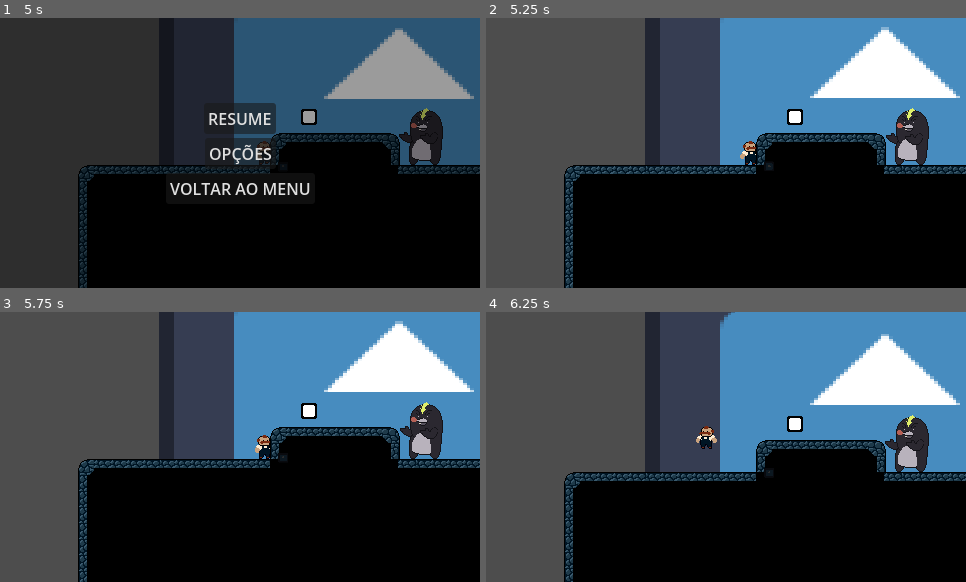
Above: before the commit, frames 1-4 (two rows, left to right).
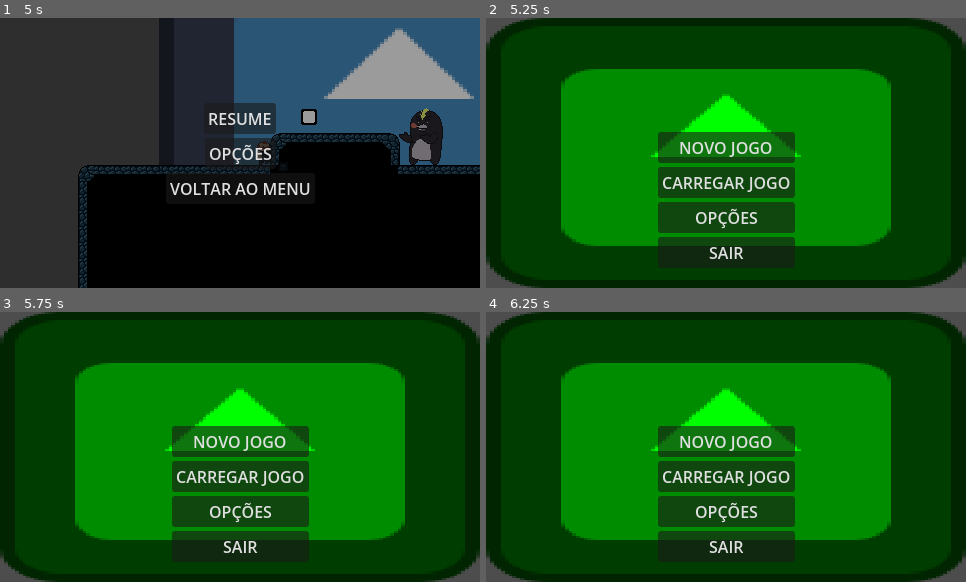
Above: after the commit, the same moments.

Repository: OTalDoPedrinho/-not-mine-story
Game: Godot game, scene res://cenas/sistemas/main_menu.tscn
Same seed, same stepped clock (60 frames per second), same inputs: the game is played once before the commit and once after it. The engine's default icon, where the game draws it, is replaced by a stand-in: a white triangle on a blue panel in a dark square.
Inputs (mouse positions are in pixels of both pictures, inside the frame that each line leads up to):
- Up to frame 1 (5 s): click "NOVO JOGO" at 0.5 s; move the mouse to (345, 139) at 1.27 s; hold W (act) 1.28-2.03 s; hold D (right) 1.28-2.78 s; click (345, 139) at 1.42 s; tap Space (jump) at 1.52, 2.27, 3.77, 4.52 s; move the mouse to (144, 166) at 2.02 s; tap W (act) at 2.1, 3.8 s; move the mouse to (288, 93) at 2.77 s; hold A (left) 2.78-3.53 s; hold W (act) 2.78-3.53 s; click (288, 93) at 2.85 s; move the mouse to (216, 207) at 3.52 s; hold D (right) from 3.53 s (still down); tap Shift (dash) at 3.6 s; click (216, 207) at 3.67 s; move the mouse to (384, 193) at 4.27 s; hold W (act) from 4.28 s (still down); right-click (384, 193) at 4.35 s; tap Escape (pause) at 4.9 s
- Up to frame 2 (5.25 s): release D (right) at 5 s; release W (act) at 5 s; click "VOLTAR AO MENU" at 5 s
- Up to frame 3 (5.75 s): no input
- Up to frame 4 (6.25 s): move the mouse to (582, 406) at 5.77 s; hold A (left) from 5.78 s (still down); tap W (act) at 5.85 s; tap Space (jump) at 6.02 s

Frame 1 is identical in both runs. In frame 2, 99% of the frame differs, in the area x 0-100%, y 0-100%; in frame 3, 99%; in frame 4, 99%.

Commit message:
save system

Diff:
--- a/cenas/sistemas/travesseiro.tscn
+++ b/cenas/sistemas/travesseiro.tscn
@@ -16,3 +16,13 @@
 
 [node name="CollisionShape2D" type="CollisionShape2D" parent="Area2D" unique_id=1620456149]
 shape = SubResource("CircleShape2D_yf5fn")
+
+[node name="Label" type="Label" parent="." unique_id=618514379]
+offset_left = -68.0
+offset_top = -36.0
+offset_right = 69.0
+offset_bottom = -13.0
+horizontal_alignment = 1
+
+[connection signal="body_entered" from="Area2D" to="." method="_on_area_2d_body_entered"]
+[connection signal="body_exited" from="Area2D" to="." method="_on_area_2d_body_exited"]
--- a/scripts/globals/global.gd
+++ b/scripts/globals/global.gd
@@ -6,4 +6,7 @@
 var has_dash = true
 var has_pitch = false
 var bat_killer = false
-var mentiu_para_batmom = false
+var mentiu_batmom = false
+var toadiana_ajudou = false
+var bosses_derrotados = 0
+var npcs_encontrados = 0
--- a/scripts/player.gd
+++ b/scripts/player.gd
@@ -217,6 +217,9 @@
 	velocity.x = knockback_dir * knockback_force
 	iframes_timer += delta
 
+	if hp<=0:
+		cur_state = state.die
+
 	if iframes_timer >= iframes_time:
 		iframes_timer = 0.0
 		iframed = false
--- a/scripts/sistemas/pause_menu.gd
+++ b/scripts/sistemas/pause_menu.gd
@@ -23,11 +23,7 @@
 	get_tree().paused = false
 
 func _on_button_2_pressed() -> void:
-	queue_free()
-	get_tree().paused = false
-	await get_tree().process_frame
 	get_tree().change_scene_to_file("res://cenas/sistemas/main_menu.tscn")
-
 
 func _on_button_3_pressed() -> void:
 	$VBoxContainer.visible = false
--- a/scripts/sistemas/save_data.gd
+++ b/scripts/sistemas/save_data.gd
@@ -3,13 +3,14 @@
 
 @export var hp: int
 @export var checkpoint_pos: Vector2
+@export var ultimo_checkpoint: String
 @export var cur_area: String
 @export var cur_room: String
 @export var has_dash: bool
 @export var has_picaxe: bool
 @export var mentiu_batmom: bool
 @export var toadiana_ajudou: bool
-@export var bosses_derrotados: Array[String]
-@export var npcs_encontrados: Array[String]
+@export var bosses_derrotados: int
+@export var npcs_encontrados: int
 @export var volume: float = 1.0
 @export var fullscreen: bool = false
--- a/scripts/sistemas/travesseiro.gd
+++ b/scripts/sistemas/travesseiro.gd
@@ -1,27 +1,42 @@
 extends Node2D
 
 var ativado = false
-
+var player_in_range = false
+var player_ref: Node = null
 @export var checkpoint_id: String = "minas_01"
 
 func _ready() -> void:
-	if SaveLoad.SaveFileData.cur_room == checkpoint_id:
+	if SaveLoad.SaveFileData.ultimo_checkpoint == checkpoint_id:
 		ativado = true
 		$Sprite2D.play("ativo")
 
+func _process(delta: float) -> void:
+	if player_in_range and not ativado and Input.is_action_just_pressed("act"):
+		ativado = true
+		_salvar(player_ref)
+
 func _on_area_2d_body_entered(body: Node) -> void:
 	if body.is_in_group("player") and not ativado:
-		ativado = true
-		_salvar(body)
+		player_in_range = true
+		player_ref = body
+		$Label.text = "W para interagir"
+
+func _on_area_2d_body_exited(body: Node) -> void:
+	if body.is_in_group("player"):
+		player_in_range = false
+		player_ref = null
+		$Label.text = ""
 
 func _salvar(player: Node) -> void:
-	SaveLoad.SaveFileData.hp = player.hp
+	SaveLoad.SaveFileData.hp = player.hp_max
 	SaveLoad.SaveFileData.checkpoint_pos = global_position
-	SaveLoad.SaveFileData.cur_room = get_tree().current_scene.scene_file_path  # ← caminho completo
+	SaveLoad.SaveFileData.cur_room = get_tree().current_scene.scene_file_path
+	SaveLoad.SaveFileData.ultimo_checkpoint = checkpoint_id
 	SaveLoad.SaveFileData.has_dash = Global.has_dash
 	SaveLoad.SaveFileData.has_picaxe = Global.has_picaxe
 	SaveLoad.SaveFileData.mentiu_batmom = Global.mentiu_batmom
 	SaveLoad.SaveFileData.toadiana_ajudou = Global.toadiana_ajudou
 	SaveLoad.SaveFileData.bosses_derrotados = Global.bosses_derrotados
 	SaveLoad.SaveFileData.npcs_encontrados = Global.npcs_encontrados
+	$Label.text = ""
 	SaveLoad._save()
